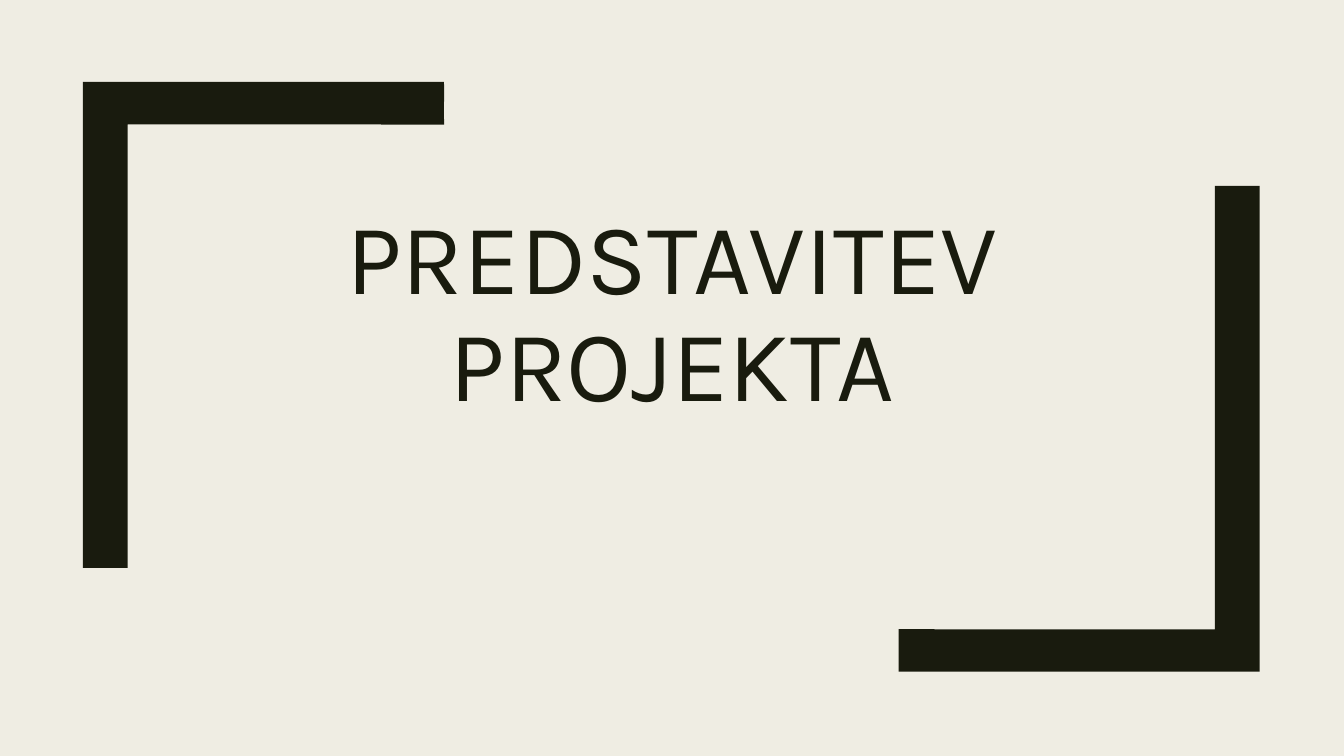
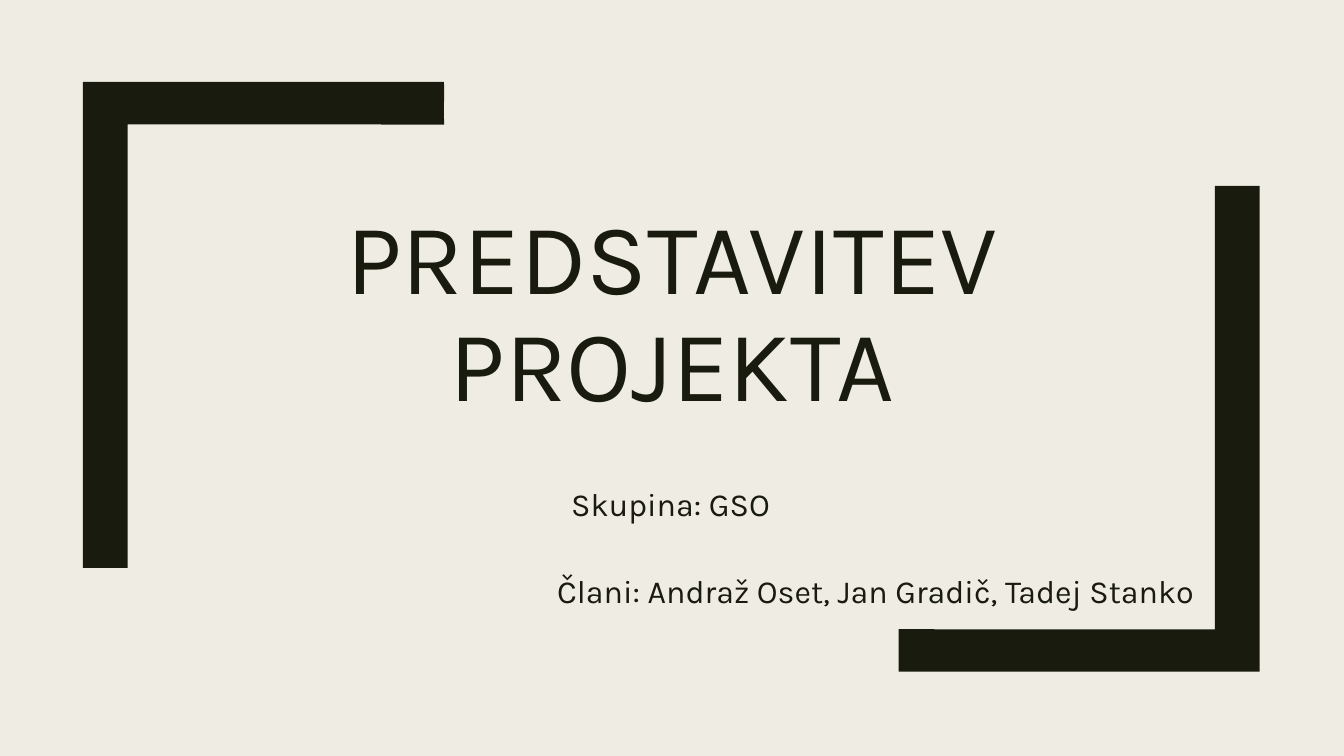
Before and after one commit to GM-Coder007/Projekt, a slide deck: slide 1 of Documentation/Predstavitev_projekta.pptx. Drawn at 1344x756 pixels with LibreOffice and Linux fonts; fonts in the diff are those of the drawing. Boxes give left, top, right and bottom in pixels: in the first picture for what was removed or moved away, otherwise in the second. Text is boxed around its words. In the diff, an @@ line names an element or a change of style, - is before the commit and + after.

Commit message:
Updated pptx file

```diff
--- a/Documentation/Predstavitev_projekta.pptx
+++ b/Documentation/Predstavitev_projekta.pptx
@@ subtitle added at [557,494,1193,611], 23 pt, text #191B0E @@
+Skupina: GSO
+Člani: Andraž Oset, Jan Gradič, Tadej Stanko
```
Also in this commit, not shown: 9 slides added, 2 slides removed.
